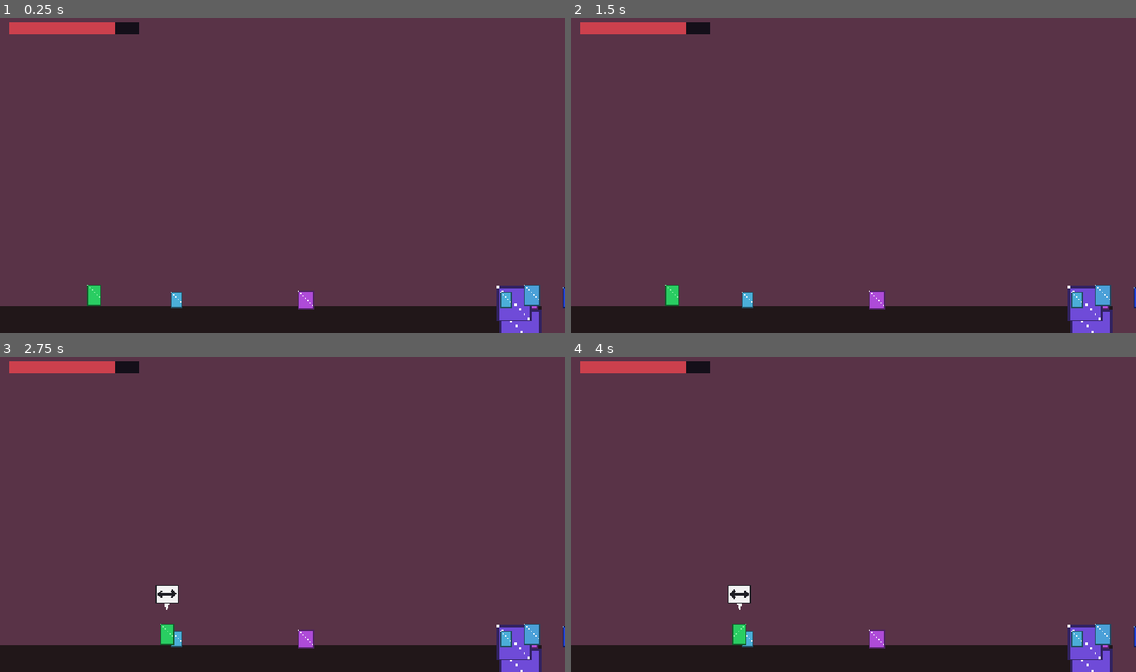
Above: before the commit, frames 1-4 (two rows, left to right).
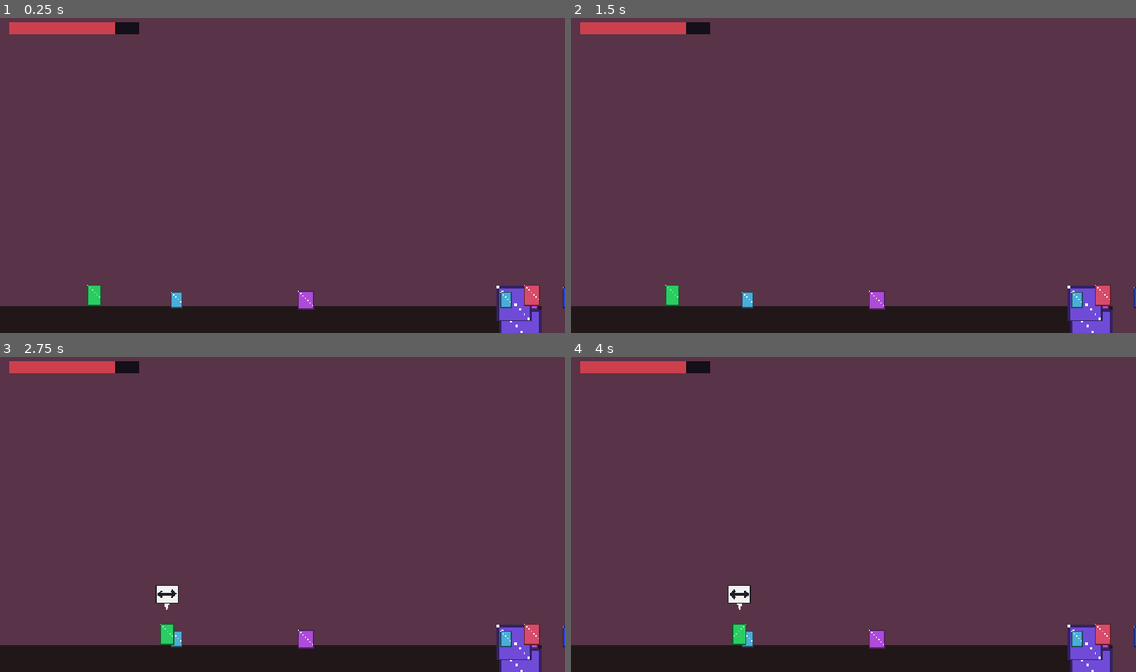
Above: after the commit, the same moments.

Repository: Eruldin/Honor-Meselesi
Game: Godot game, scene res://src/levels/ch1/Ch1.tscn
The game is run twice, just before and just after one commit, with the same random seed, the same clock (stepped at 60 frames per second) and the same inputs. This scene is started directly instead of the project's main scene.
Inputs (mouse positions are in pixels of both pictures, inside the frame that each line leads up to):
- Up to frame 1 (0.25 s): no input
- Up to frame 2 (1.5 s): tap Enter at 0.5 s; move the mouse to (977, 159) at 0.52 s; hold D (move_right) 0.53-1.25 s; tap J (attack) at 0.6 s; click (977, 159) at 0.67 s; tap Space (jump) at 0.77 s; drag from (740, 191) to (746, 310) at 1.27 s
- Up to frame 3 (2.75 s): tap Space (jump) at 2 s; move the mouse to (339, 442) at 2.02 s; hold D (move_right) from 2.03 s (still down); tap E (form_next) at 2.1 s
- Up to frame 4 (4 s): release D (move_right) at 2.75 s; drag from (825, 577) to (1079, 649) at 2.77 s; tap Enter at 3.5 s; move the mouse to (1023, 561) at 3.52 s; hold A (move_left) from 3.53 s (still down); tap K (parry) at 3.6 s; tap Space (jump) at 3.77 s

The runs differ from the first frame. In frame 1, 0.2% of the frame differs, in the area x 92-96%, y 84-92%; in frame 2, 0.2%; in frame 3, 0.2%; in frame 4, 0.2%.

Commit message:
feat(ch1): gecit (gece) bolgesine dikey katmanlar (alt mahzen ve ust rota) eklendi

Diff:
--- a/src/levels/ch1/ch1.gd
+++ b/src/levels/ch1/ch1.gd
@@ -342,10 +342,44 @@
 	_add_platform(Vector2(3120, cry_floor_y - 30), &"terrain/pf_block", 32)
 	_add_platform(Vector2(3170, cry_floor_y - 65), &"terrain/pf_block", 32)
 	_add_platform(Vector2(3130, cry_floor_y - 105), &"terrain/pf_ledge", 36)
-	# D: gecit — tirmanis + duzluk
+	# D: gecit — tirmanis + duzluk + alt crypt (Mezarlik Mahzeni)
 	_add_platform(Vector2(3400, 205), &"terrain/pf_corner", 70)
 	_add_platform(Vector2(3500, 175), &"terrain/pf_plateau", 100)
-	_add_ground(Vector2(3950, FLOOR_Y + 10), Vector2(920, 26), &"terrain/edge_dirt")
+
+	# Zemin iki parca: 3490-3750 ve 3810-4410. Arada 60px mahzen inis boslugu.
+	_add_ground(Vector2(3620, FLOOR_Y + 10), Vector2(260, 26), &"terrain/edge_dirt")
+	_add_ground(Vector2(4110, FLOOR_Y + 10), Vector2(600, 26), &"terrain/edge_dirt")
+
+	# Mahzen Inisi (Kırılabilir Zemin)
+	var bb_crypt := BreakableBlock.new()
+	bb_crypt.size = Vector2(60, 20)
+	bb_crypt.global_position = Vector2(3780, FLOOR_Y + 10)
+	add_child(bb_crypt)
+
+	# Alt Mahzen Zemini ve Duvarlari
+	var crypt_y := FLOOR_Y + 160.0
+	_add_ground(Vector2(3780, crypt_y + 13), Vector2(300, 26), &"terrain/edge_dirt")
+	for wx in [3630.0, 3930.0]:
+		var cw := StaticBody2D.new()
+		cw.collision_layer = 1
+		var cc := CollisionShape2D.new()
+		var cr := RectangleShape2D.new()
+		cr.size = Vector2(16, 160)
+		cc.shape = cr
+		cw.add_child(cc)
+		cw.global_position = Vector2(wx, crypt_y - 80)
+		add_child(cw)
+
+	# Mahzen Cikis Platformlari
+	_add_platform(Vector2(3730, crypt_y - 35), &"terrain/pf_block", 32)
+	_add_platform(Vector2(3810, crypt_y - 75), &"terrain/pf_block", 32)
+	_add_platform(Vector2(3750, crypt_y - 115), &"terrain/pf_ledge", 36)
+
+	# Gecit Ust Rota (Harabe Surlar)
+	_add_platform(Vector2(3650, 140), &"terrain/pf_slab", 85)
+	_add_platform(Vector2(3760, 120), &"terrain/pf_ledge", 70)
+	_add_platform(Vector2(3860, 140), &"terrain/pf_slab", 85)
+
 	# E: arena zemini
 	_add_ground(Vector2(4690, FLOOR_Y + 10), Vector2(560, 26), &"terrain/edge_dirt")
 
@@ -496,6 +530,16 @@
 			[4340.0, &"prop/grave_1"]]:
 		_add_deco_ground(spec[1], spec[0], FLOOR_Y, 0.85,
 			Color(0.7, 0.62, 0.6))
+
+	# Mahzen Ici Dekoru
+	var decor_crypt_y := FLOOR_Y + 160.0
+	_add_deco_ground(&"prop/statue", 3870, decor_crypt_y, 0.7, Color(0.4, 0.4, 0.5))
+	_add_deco_ground(&"prop/grave_3", 3670, decor_crypt_y, 0.85, Color(0.6, 0.5, 0.5))
+	_add_rest(3900, &"ch1_gate_secret", decor_crypt_y - 4)
+
+	# Ust Rota Dekoru (yosun, heykel kiriklari vb)
+	_add_deco(&"prop/moss", Vector2(3650, 148), 0.7, Color(0.5, 0.45, 0.4))
+	_add_deco(&"prop/moss", Vector2(3860, 148), 0.7, Color(0.5, 0.45, 0.4))
 	# Torii kapi — sovalye olmeden kapali (kapi cercevesi zemine oturur)
 	var torii := _add_deco_ground(&"prop/deco_gate", GATE_X, FLOOR_Y, 1.0,
 		Color(1.15, 0.62, 0.5))
@@ -608,6 +652,17 @@
 		var gd := Guard.new()
 		gd.global_position = Vector2(x, FLOOR_Y - 12)
 		add_child(gd)
+
+	# Ust Rota Muhafizi
+	var upper_guard := Guard.new()
+	upper_guard.global_position = Vector2(3760, 120 - 12)
+	add_child(upper_guard)
+
+	# Alt Mahzen Hayaleti
+	var crypt_ghost := Ghost.new()
+	crypt_ghost.global_position = Vector2(3800, FLOOR_Y + 160.0 - 12)
+	add_child(crypt_ghost)
+
 	_add_rest(4050, &"ch1_gate")
 	knight = HeavyKnight.new()
 	knight.grants_form = &"sovalye"
